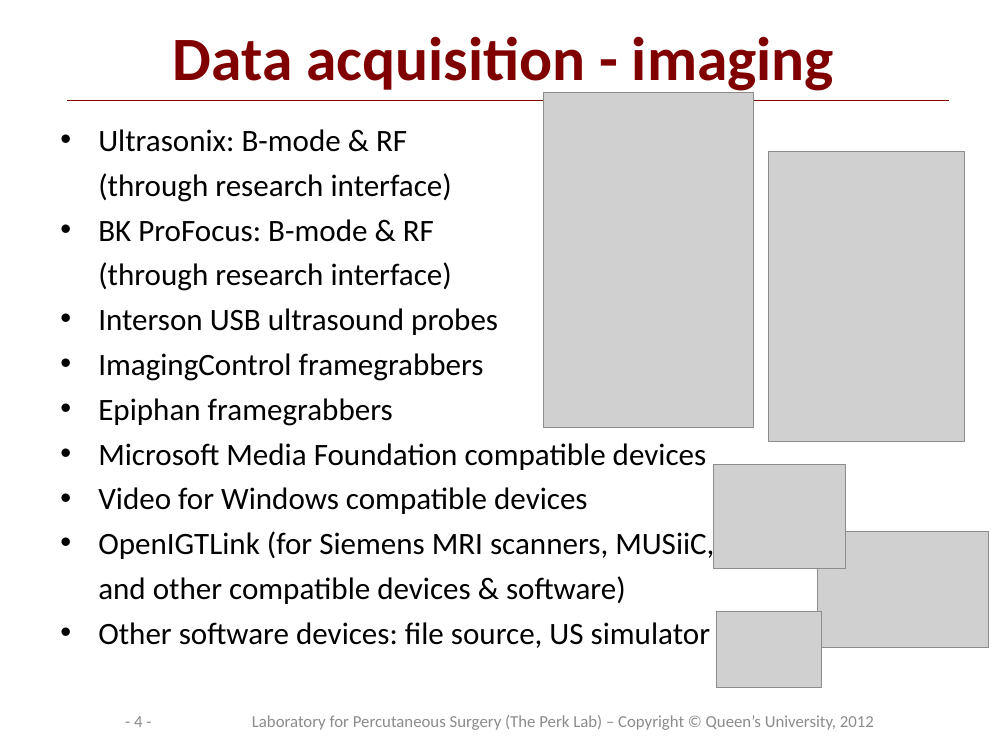
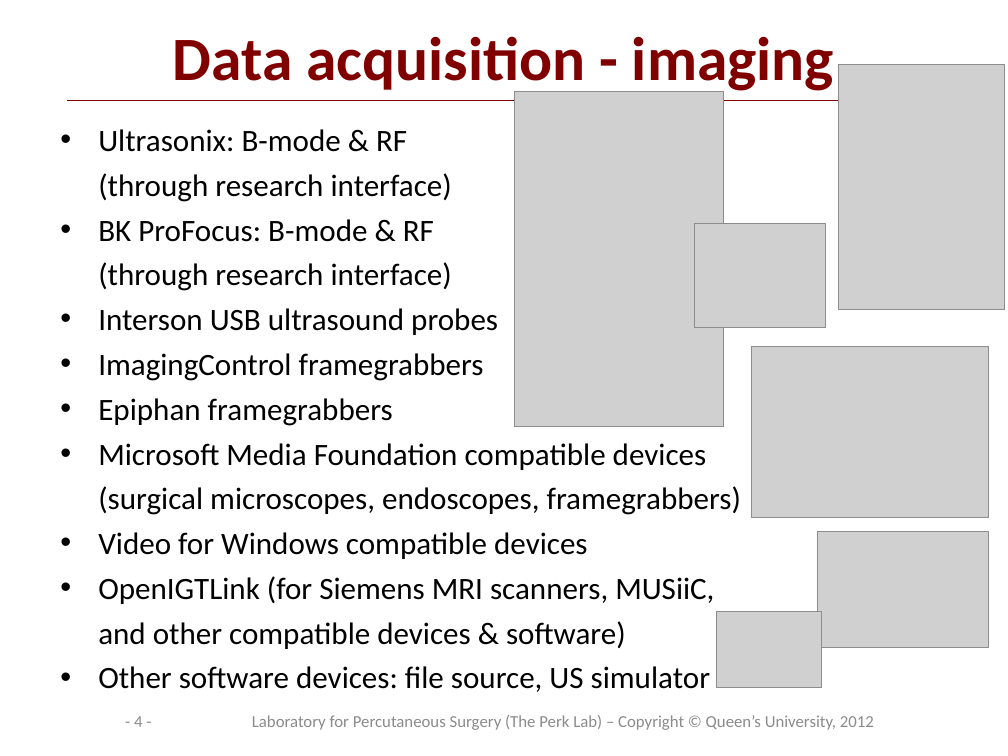
Before and after one commit to PlusToolkit/PlusDoc, a slide deck: slide 4 of overview/PlusOverview.pptx. Drawn at 1008x756 pixels with LibreOffice and Linux fonts; fonts in the diff are those of the drawing; grey boxes stand for pictures; background and template pictures are left out. Boxes give left, top, right and bottom in pixels: in the first picture for what was removed or moved away, otherwise in the second. Text is boxed around its words. In the diff, an @@ line names an element or a change of style, - is before the commit and + after.

```diff
--- a/overview/PlusOverview.pptx
+++ b/overview/PlusOverview.pptx
@@ picture: place and size @@
-picture at [768, 151, 965, 442]
+picture at [839, 65, 1004, 309]
@@ picture: place and size @@
-picture at [543, 93, 753, 427]
+picture at [514, 92, 724, 426]
@@ picture: place and size @@
-picture at [714, 465, 845, 569]
+picture at [695, 224, 826, 328]
@@ picture added at [751, 347, 988, 518] @@
@@ text at [98, 443, 741, 515]: text changed @@
-• Microsoft Media Foundation compatible devices
+• Microsoft Media Foundation compatible devices
+  (surgical microscopes, endoscopes, framegrabbers)
```
Also in this commit, not shown: 2 other files.
